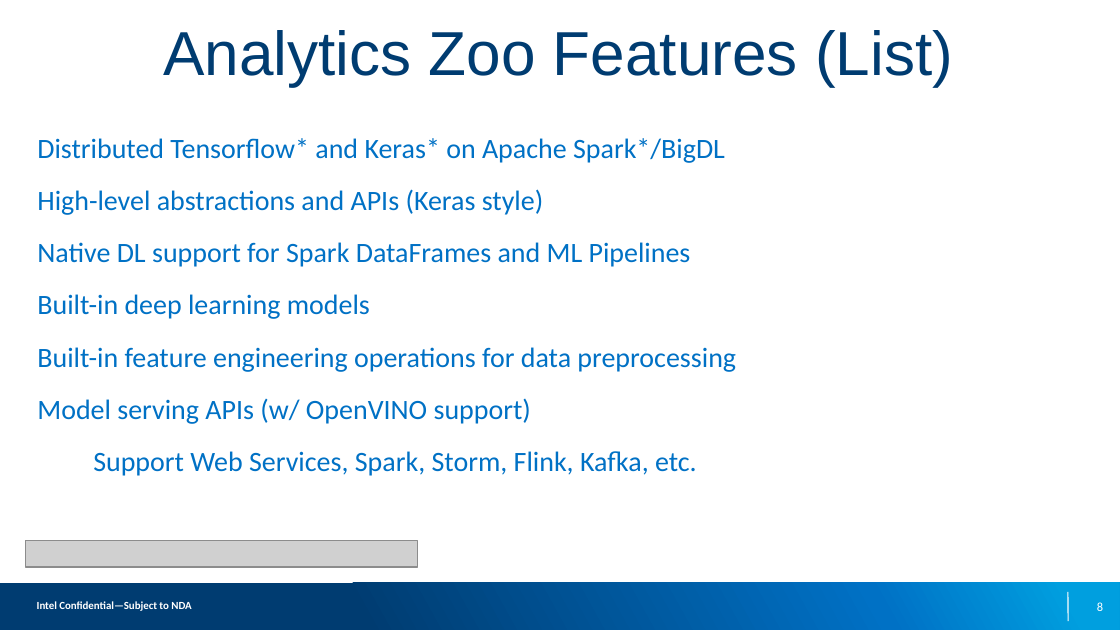
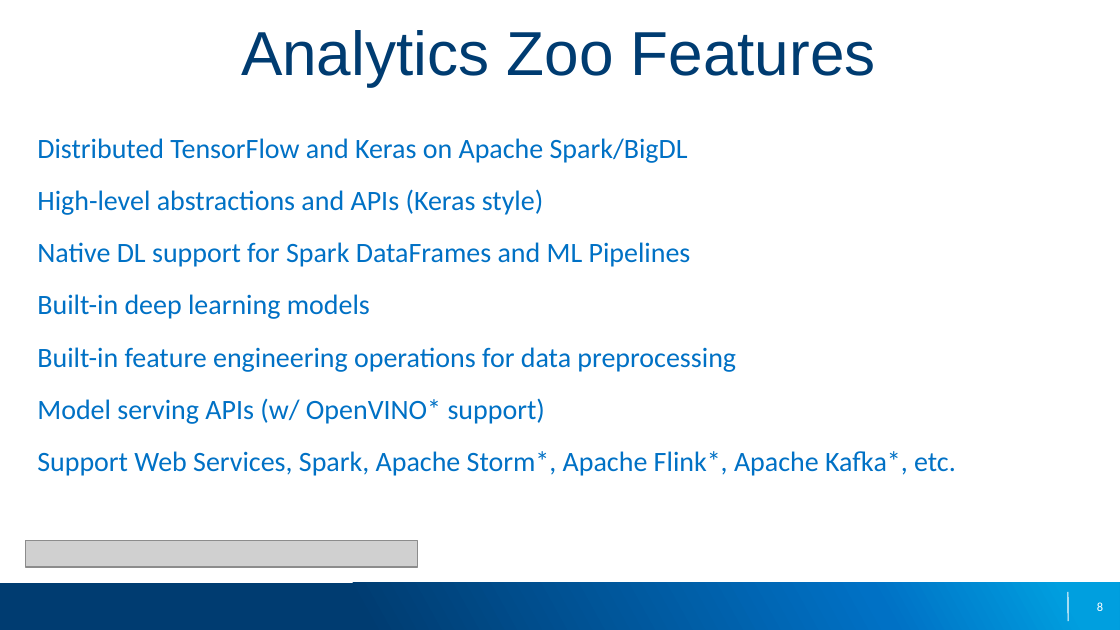
Before and after one commit to elephantscale/intel-analytics-zoo-tutorials, a slide deck: slide 8 of slides/1-Analytics-Zoo-Overview.pptx. Drawn at 1120x630 pixels with LibreOffice and Linux fonts; fonts in the diff are those of the drawing; grey boxes stand for pictures; background and template pictures are left out. Boxes give left, top, right and bottom in pixels: in the first picture for what was removed or moved away, otherwise in the second. Text is boxed around its words. In the diff, an @@ line names an element or a change of style, - is before the commit and + after.

Commit message:
fix overview slides [2]
- incorporated Intel feedback
- taken care of of copyright signs

```diff
--- a/slides/1-Analytics-Zoo-Overview.pptx
+++ b/slides/1-Analytics-Zoo-Overview.pptx
@@ title at box(241, 30, 876, 86): text changed @@
-Analytics Zoo Features (List)
+Analytics Zoo Features
@@ text at box(37, 138, 688, 163): text changed @@
-Distributed Tensorflow* and Keras* on Apache Spark*/BigDL
+Distributed TensorFlow and Keras on Apache Spark/BigDL
@@ text at box(37, 398, 956, 476): text changed @@
-Model serving APIs (w/ OpenVINO support)
-Support Web Services, Spark, Storm, Flink, Kafka, etc.
+Model serving APIs (w/ OpenVINO* support)
+Support Web Services, Spark, Apache Storm*, Apache Flink*, Apache Kafka*, etc.
@@ text removed at box(37, 601, 191, 611) @@
-Intel Confidential—Subject to NDA
```
Also in this commit, not shown: 40 other slides changed, 1 slide added, 1 slide removed.
